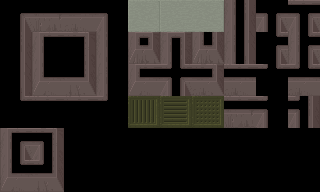
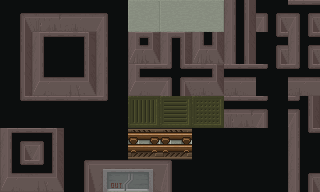
Layer changes from the first (320, 192) image to the second:
painted on "walls" over [0, 0, 320, 192]
painted on "ground" over [0, 0, 288, 192]
added layer "Layer 9" above "Background" over [0, 0, 320, 192]
painted on "Background" over [0, 0, 320, 192]
